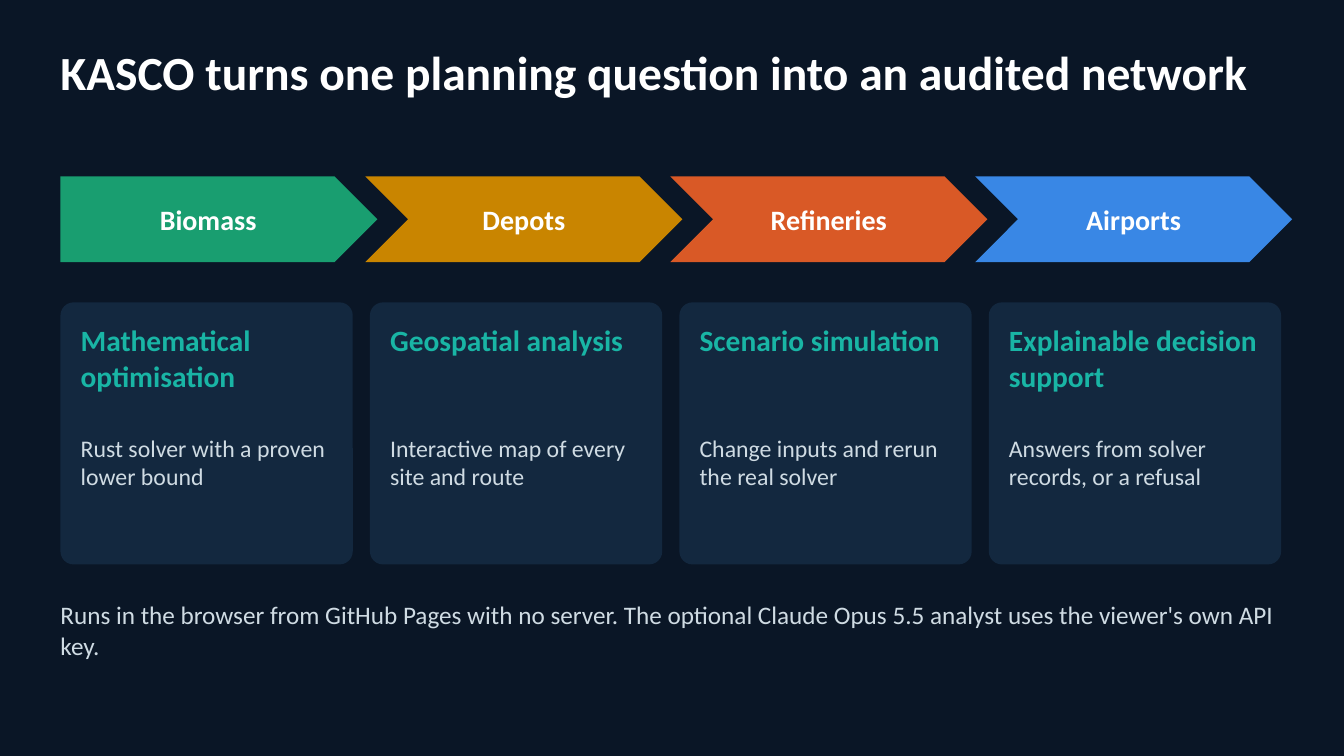
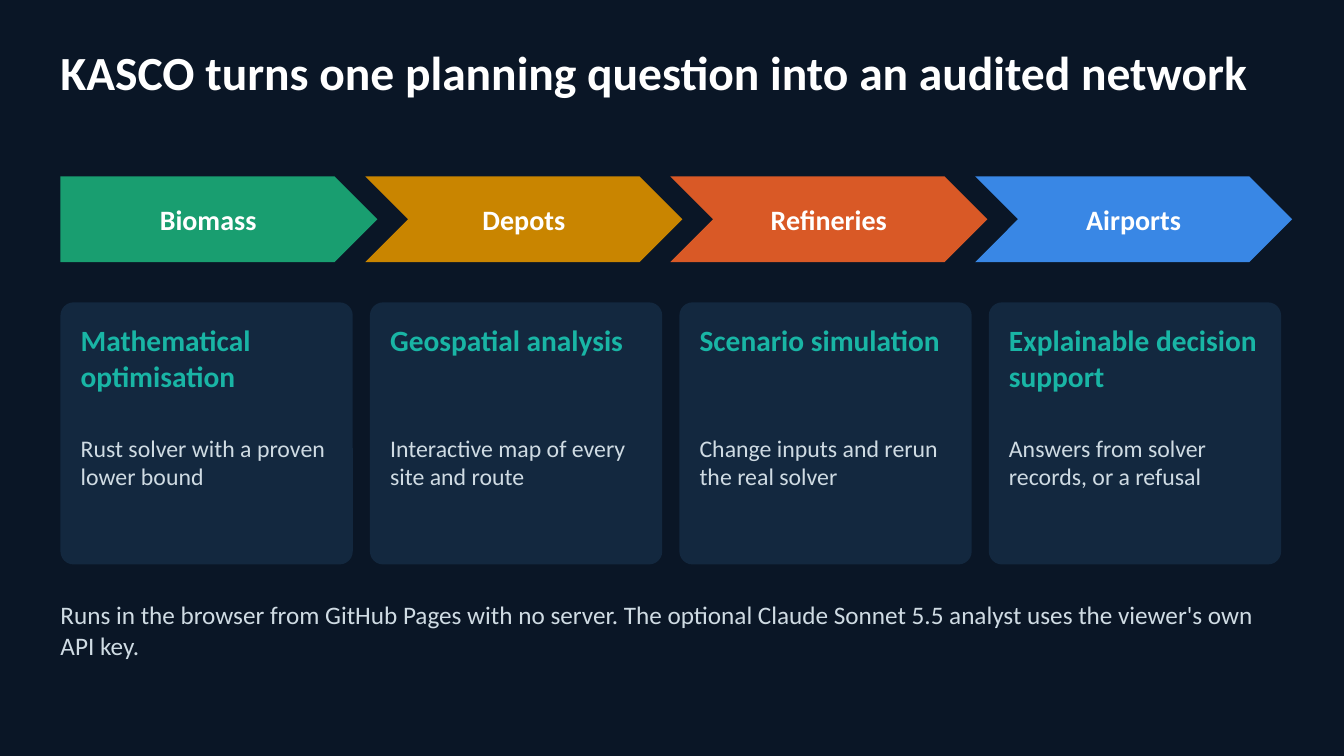
Before and after one commit to weewzr/KASCO, a slide deck: slide 3 of docs/reports/KASCO_Pitch.pptx. Drawn at 1344x756 pixels with LibreOffice and Linux fonts; fonts in the diff are those of the drawing. Boxes give left, top, right and bottom in pixels: in the first picture for what was removed or moved away, otherwise in the second. Text is boxed around its words. In the diff, an @@ line names an element or a change of style, - is before the commit and + after.

```diff
--- a/docs/reports/KASCO_Pitch.pptx
+++ b/docs/reports/KASCO_Pitch.pptx
@@ text at (x1=60, y1=606, x2=1252, y2=659): text changed @@
-Runs in the browser from GitHub Pages with no server. The optional Claude Opus 5.5 analyst uses the viewer's own API key.
+Runs in the browser from GitHub Pages with no server. The optional Claude Sonnet 5.5 analyst uses the viewer's own API key.
```
Also in this commit, not shown: 10 other files.
